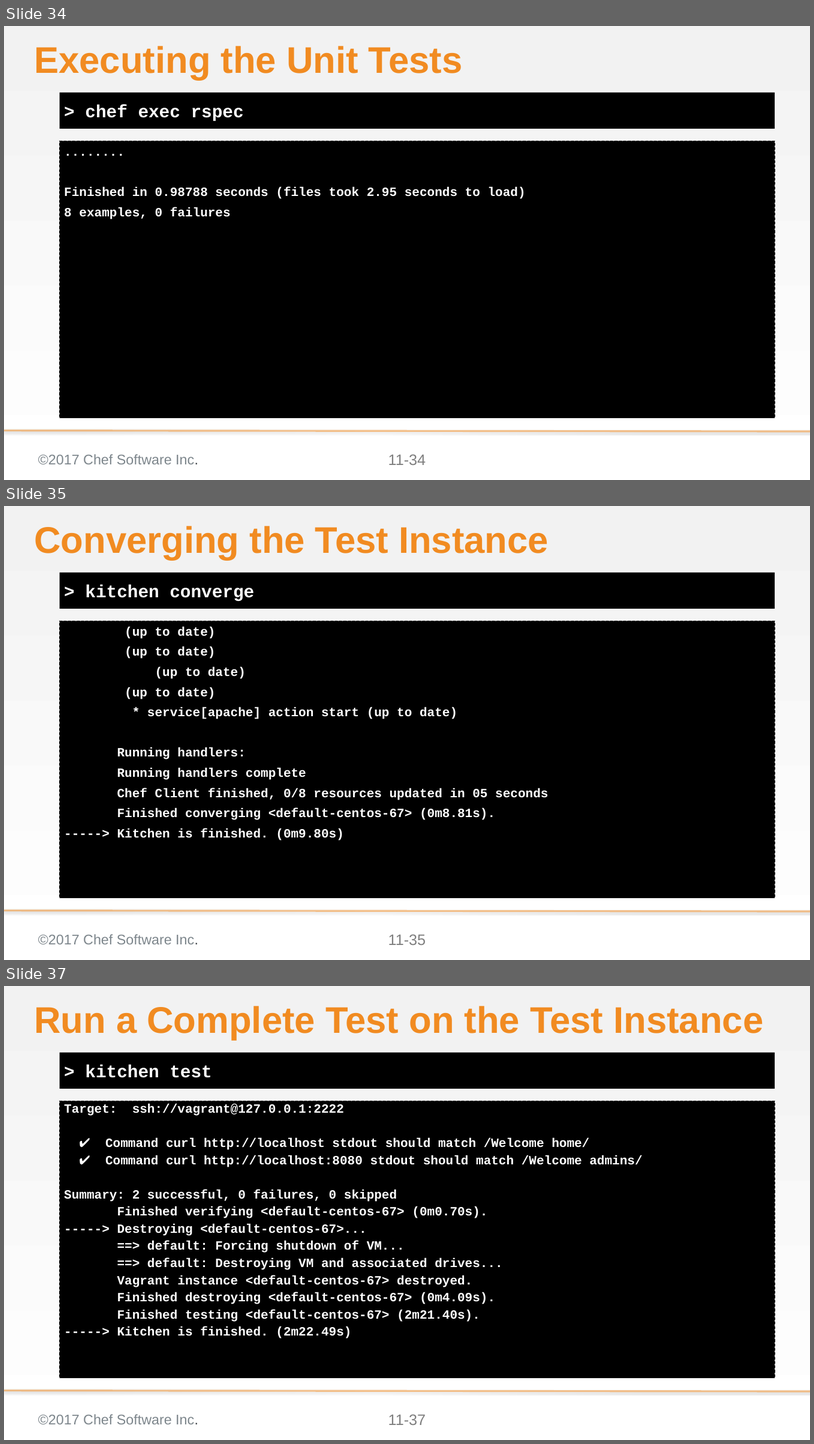
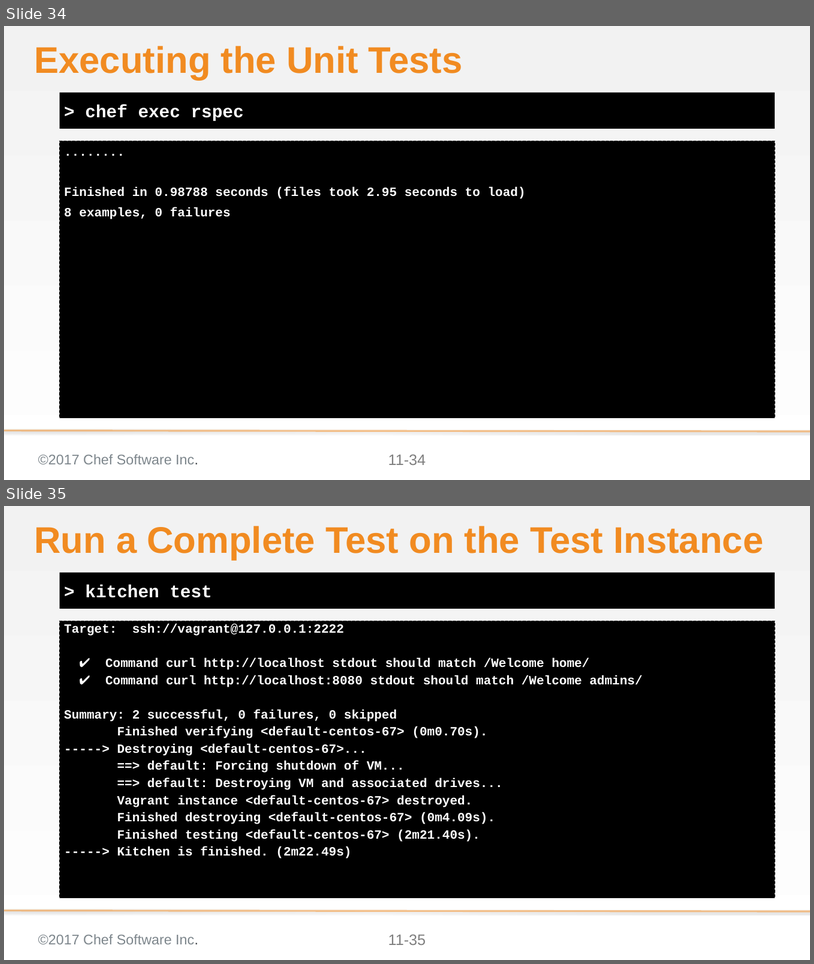
Before and after one commit to ericheiser/chef-intermediate, a slide deck: 11-creating_a_custom_resource.pptx. Shown one above the other, each under a label of ours: slides 34, 35 and 37 before the commit, slides 34 and 35 after it; the slides between them are not shown. The pictures are 814x1444 and 814x964 pixels, drawn with LibreOffice and Linux fonts; fonts in the diff are those of the drawing; background and template pictures are left out. Boxes give left, top, right and bottom in pixels: in the first picture for what was removed or moved away, otherwise in the second. Text is boxed around its words. In the diff, an @@ line names an element or a change of style, - is before the commit and + after.

```diff
--- a/11-creating_a_custom_resource.pptx
+++ b/11-creating_a_custom_resource.pptx
@@ slide 35 removed at (4, 506, 810, 960), background gradient #F2F2F2 to #FFFFFF; not listed: 3 template elements that a slide beside it also shows @@
@@ title removed at (34, 526, 549, 560) @@
-Converging the Test Instance
@@ text removed at (60, 572, 775, 609) @@
-> kitchen converge
@@ text removed at (60, 621, 775, 897) @@
-(up to date)
-(up to date)
-(up to date)
-(up to date)
-* service[apache] action start (up to date)
-Running handlers:
-Running handlers complete
-Chef Client finished, 0/8 resources updated in 05 seconds
-Finished converging <default-centos-67> (0m8.81s).
------> Kitchen is finished. (0m9.80s)
@@ what was slide 37 is now slide 35 @@
@@ page number at (389, 934, 426, 945): text changed @@
-11-37
+11-35
```
Also in this commit, not shown: 4 slides changed, 1 other slide removed, 10 other files.
